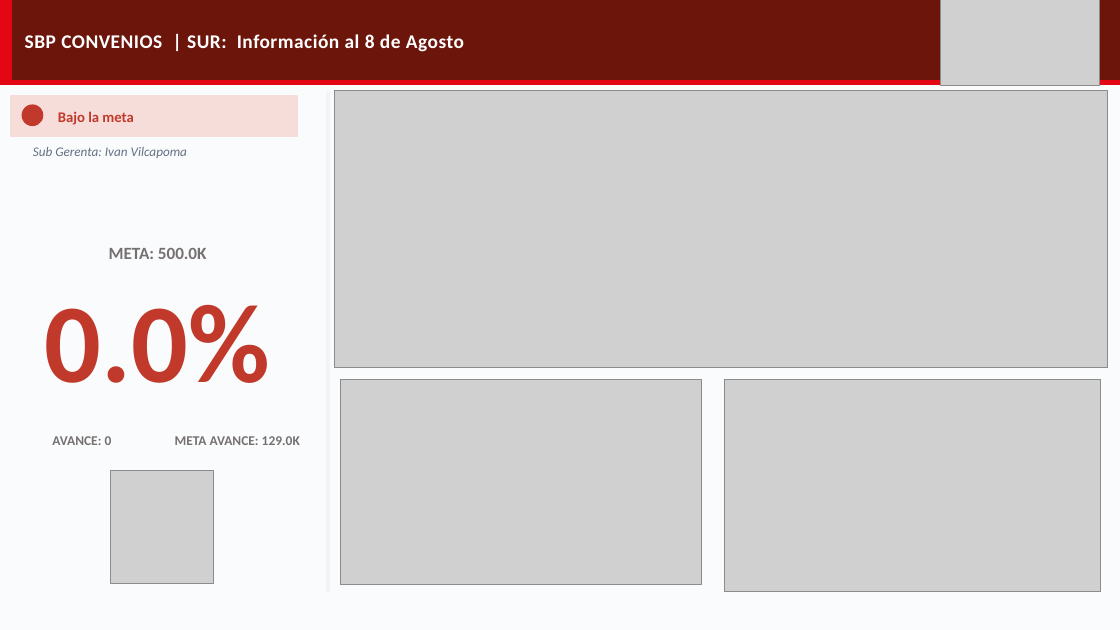
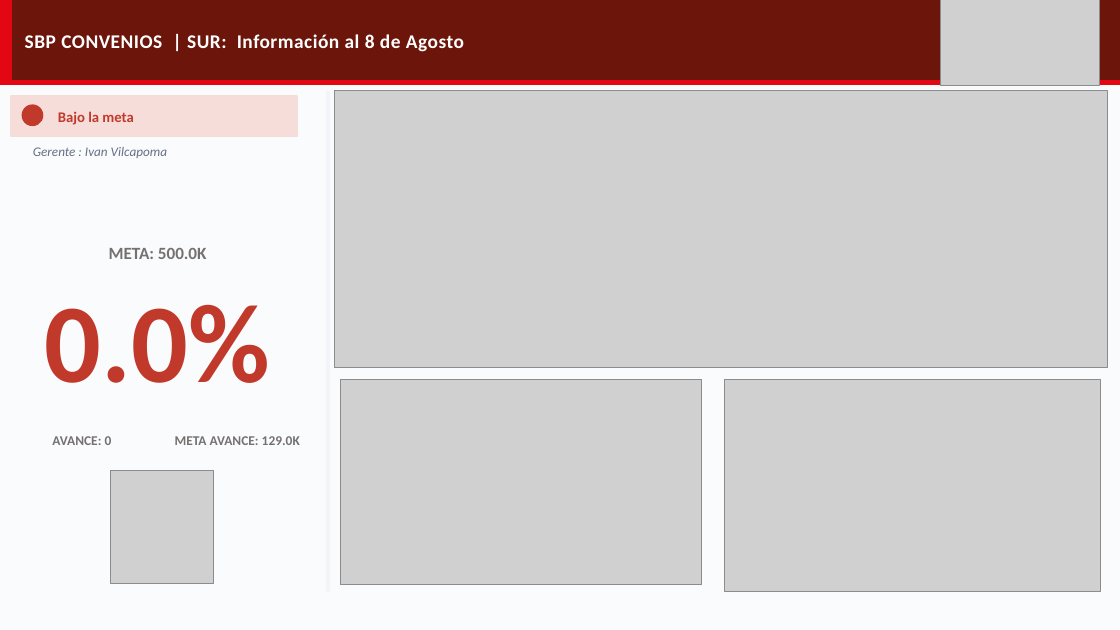
Before and after one commit to piere0405/streamlit_app, a slide deck: slide 9 of plantilla_campanias.pptx. Drawn at 1120x630 pixels with LibreOffice and Linux fonts; fonts in the diff are those of the drawing; grey boxes stand for pictures. Boxes give left, top, right and bottom in pixels: in the first picture for what was removed or moved away, otherwise in the second. Text is boxed around its words. In the diff, an @@ line names an element or a change of style, - is before the commit and + after.

```diff
--- a/plantilla_campanias.pptx
+++ b/plantilla_campanias.pptx
@@ text at (33, 147, 167, 158): text changed @@
-Sub Gerenta: Ivan Vilcapoma
+Gerente : Ivan Vilcapoma
```
Also in this commit, not shown: 6 other slides changed.
